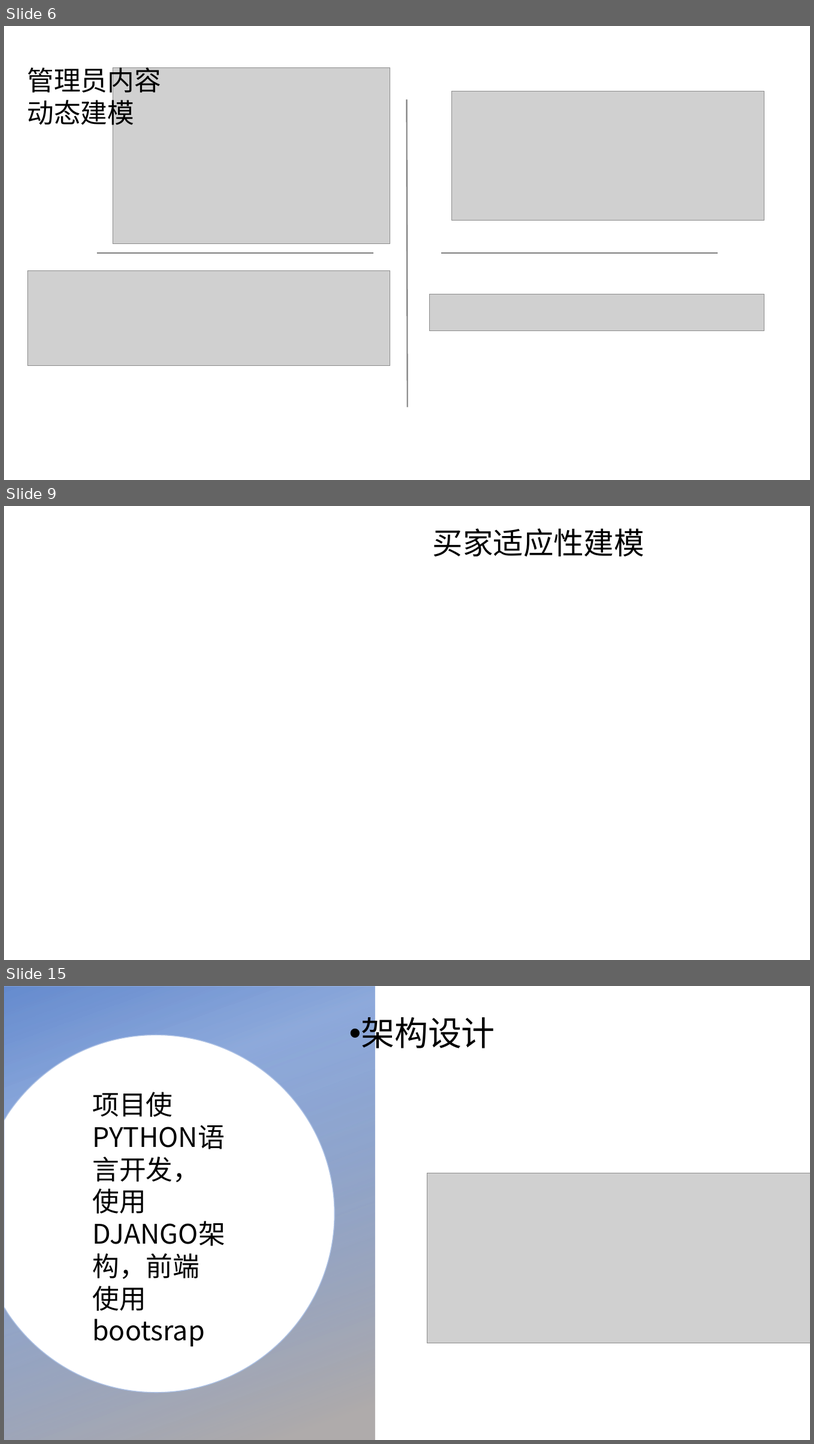
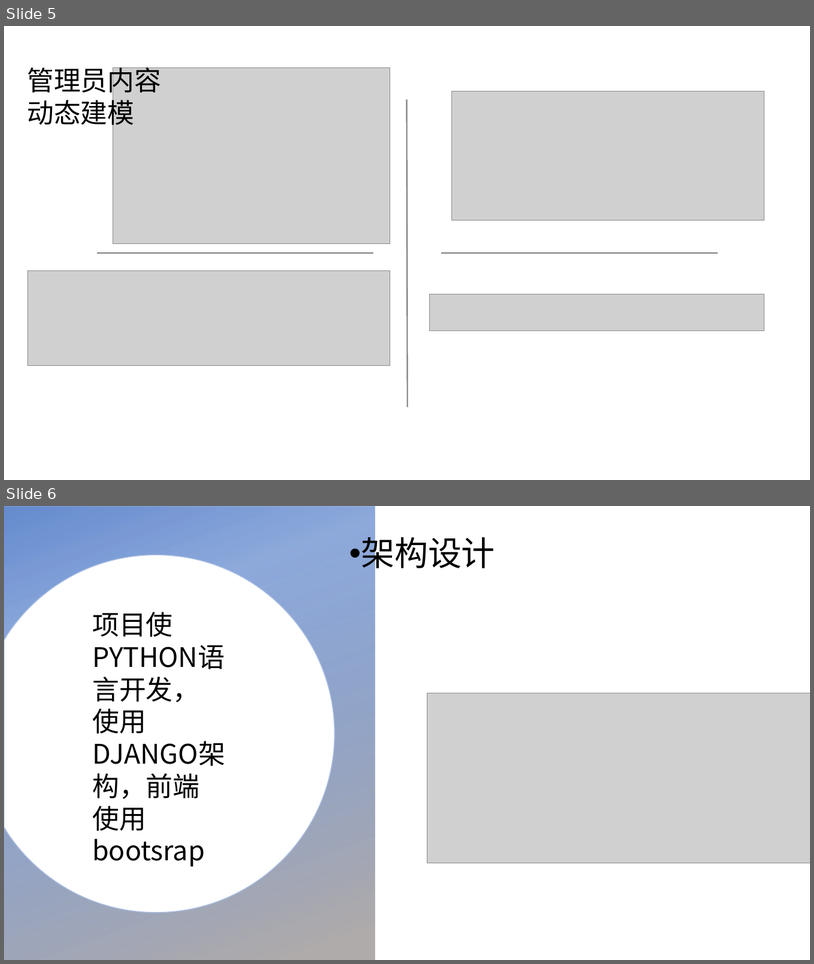
Before and after one commit to hua8631/XDU_WEB_2021_Project_014, a slide deck: 演示ppt.pptx. Shown one above the other, each under a label of ours: slides 6, 9 and 15 before the commit, slides 5 and 6 after it; the slides between them are not shown. The pictures are 814x1444 and 814x964 pixels, drawn with LibreOffice and Linux fonts; fonts in the diff are those of the drawing; grey boxes stand for pictures; background and template pictures are left out. Boxes give left, top, right and bottom in pixels: in the first picture for what was removed or moved away, otherwise in the second. Text is boxed around its words. In the diff, an @@ line names an element or a change of style, - is before the commit and + after.

```diff
--- a/演示ppt.pptx
+++ b/演示ppt.pptx
@@ slide 9 removed at (x1=4, y1=506, x2=810, y2=960), background picture (left out) @@
@@ text removed at (x1=433, y1=528, x2=645, y2=556) @@
-买家适应性建模
@@ what was slide 6 is now slide 5 @@
@@ what was slide 15 is now slide 6 @@
```
Also in this commit, not shown: 4 slides added, 9 other slides removed, 4 other files.
